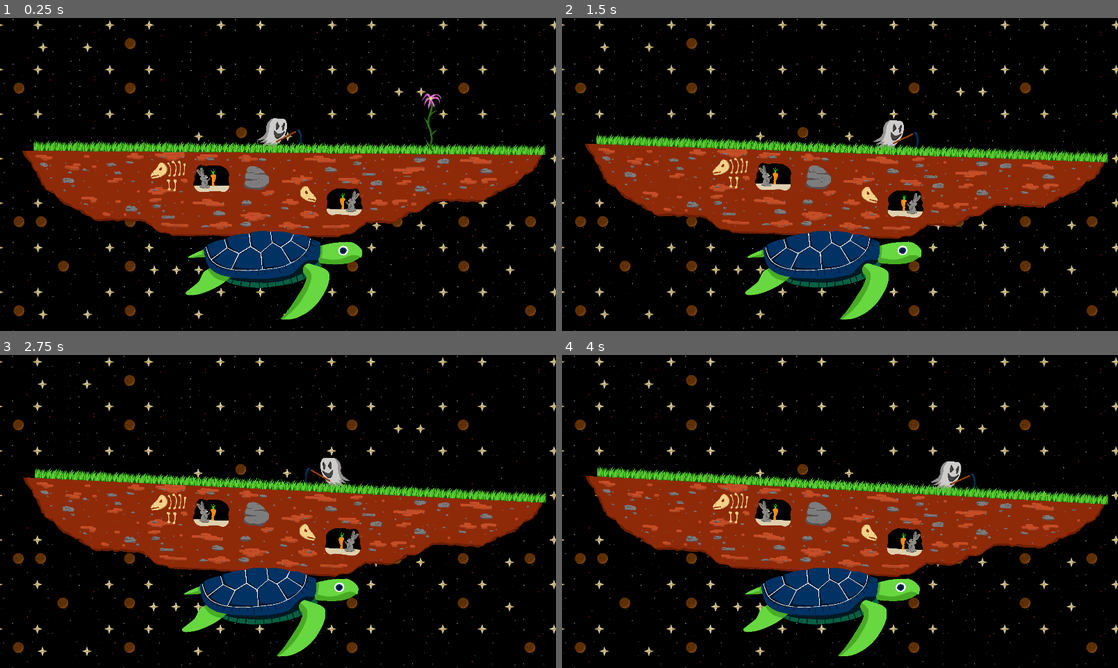
Above: before the commit, frames 1-4 (two rows, left to right).
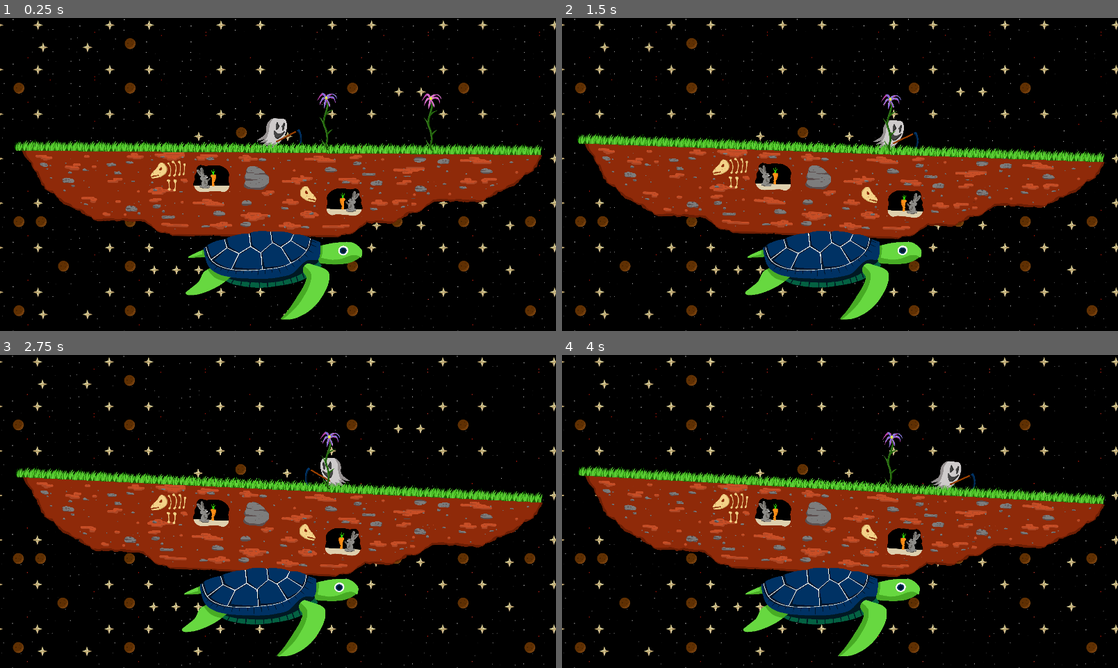
Above: after the commit, the same moments.

Repository: Stennsen/Elephanturtle
Game: Godot game, scene res://scenes/level/diskworld.tscn
The game is run twice, just before and just after one commit, with the same random seed, the same clock (stepped at 60 frames per second) and the same inputs.
Inputs:
- Up to frame 1 (0.25 s): no input
- Up to frame 2 (1.5 s): hold E (crop) 0.53-1.28 s; hold D (right) from 0.53 s (still down); tap E (crop) at 1.35 s
- Up to frame 3 (2.75 s): release D (right) at 2.03 s; hold A (left) from 2.03 s (still down); hold E (crop) from 2.03 s (still down)
- Up to frame 4 (4 s): release A (left) at 2.78 s; release E (crop) at 2.78 s; hold D (right) from 2.78 s (still down); tap E (crop) at 2.85 s; hold E (crop) from 3.53 s (still down)

The runs differ from the first frame. In frame 1, 0.3% of the frame differs, in the area x 2-99%, y 23-44%; in frame 2, 0.3%; in frame 3, 0.3%; in frame 4, 0.3%, in the area x 2-99%, y 24-48%.
Error in both runs: Invalid access to property or key 'global_position' on a base object of type 'previously freed'. (res://scenes/level/diskworld.gd:23)

Commit message:
add elephantflower

Diff:
--- a/scenes/entities/plants/elephantflower/elephantflower.gd
+++ b/scenes/entities/plants/elephantflower/elephantflower.gd
@@ -1,5 +1,7 @@
 extends StaticBody2D
 
+var is_growing = true
+var progress = 0
 
 # Called when the node enters the scene tree for the first time.
 func _ready():
@@ -8,4 +10,11 @@
 
 # Called every frame. 'delta' is the elapsed time since the previous frame.
 func _process(delta):
+	if progress >= 1000:
+		is_growing = false
+	if is_growing:
+		progress += 1
+		get_node("Growth").play("growing")
+	else:
+		get_node("Growth").play("adult")
 	pass
--- a/scenes/entities/plants/elephantflower/elephantflower.tscn
+++ b/scenes/entities/plants/elephantflower/elephantflower.tscn
@@ -1,15 +1,74 @@
-[gd_scene load_steps=3 format=3 uid="uid://dx3ap5ow707py"]
+[gd_scene load_steps=12 format=3 uid="uid://dx3ap5ow707py"]
 
 [ext_resource type="Script" path="res://scenes/entities/plants/elephantflower/elephantflower.gd" id="1_p8771"]
+[ext_resource type="Texture2D" uid="uid://darmssi770yhf" path="res://assets/graphics/entities/plants/elephantflower.png" id="2_muyj2"]
+[ext_resource type="Texture2D" uid="uid://cylgrmea6l5k7" path="res://assets/graphics/entities/plants/231104_FGJ_elephant_animation0039.png" id="3_v2dux"]
 
 [sub_resource type="RectangleShape2D" id="RectangleShape2D_ptw8f"]
 size = Vector2(20, 55)
 
+[sub_resource type="AtlasTexture" id="AtlasTexture_mbrgn"]
+atlas = ExtResource("3_v2dux")
+region = Rect2(0, 0, 1000, 1000)
+
+[sub_resource type="AtlasTexture" id="AtlasTexture_5elc3"]
+atlas = ExtResource("2_muyj2")
+region = Rect2(0, 0, 512, 768)
+
+[sub_resource type="AtlasTexture" id="AtlasTexture_of2s1"]
+atlas = ExtResource("2_muyj2")
+region = Rect2(512, 0, 512, 768)
+
+[sub_resource type="AtlasTexture" id="AtlasTexture_tumib"]
+atlas = ExtResource("2_muyj2")
+region = Rect2(1024, 0, 512, 768)
+
+[sub_resource type="AtlasTexture" id="AtlasTexture_jx3ii"]
+atlas = ExtResource("2_muyj2")
+region = Rect2(1536, 0, 512, 768)
+
+[sub_resource type="AtlasTexture" id="AtlasTexture_rmvmo"]
+atlas = ExtResource("2_muyj2")
+region = Rect2(2048, 0, 512, 768)
+
+[sub_resource type="SpriteFrames" id="SpriteFrames_ecplk"]
+animations = [{
+"frames": [{
+"duration": 1.0,
+"texture": SubResource("AtlasTexture_mbrgn")
+}],
+"loop": true,
+"name": &"adult",
+"speed": 5.0
+}, {
+"frames": [{
+"duration": 1.0,
+"texture": SubResource("AtlasTexture_5elc3")
+}, {
+"duration": 1.0,
+"texture": SubResource("AtlasTexture_of2s1")
+}, {
+"duration": 1.0,
+"texture": SubResource("AtlasTexture_tumib")
+}, {
+"duration": 1.0,
+"texture": SubResource("AtlasTexture_jx3ii")
+}, {
+"duration": 1.0,
+"texture": SubResource("AtlasTexture_rmvmo")
+}],
+"loop": false,
+"name": &"growing",
+"speed": 0.1
+}]
+
 [node name="Elephantflower" type="StaticBody2D"]
 script = ExtResource("1_p8771")
-
-[node name="Sprite2D" type="Sprite2D" parent="."]
 
 [node name="CollisionShape2D" type="CollisionShape2D" parent="."]
 position = Vector2(0, -17.5)
 shape = SubResource("RectangleShape2D_ptw8f")
+
+[node name="Growth" type="AnimatedSprite2D" parent="."]
+sprite_frames = SubResource("SpriteFrames_ecplk")
+animation = &"adult"
--- a/scenes/level/diskworld.tscn
+++ b/scenes/level/diskworld.tscn
@@ -7,6 +7,7 @@
 [ext_resource type="PackedScene" uid="uid://c2gp01ppn3bs2" path="res://scenes/entities/player/player.tscn" id="3_08eds"]
 [ext_resource type="Texture2D" uid="uid://dbjejb4n80hw7" path="res://assets/graphics/level/gras.png" id="4_5d41t"]
 [ext_resource type="Texture2D" uid="uid://cifwf8dtm45mh" path="res://assets/graphics/level/231104_FGJ_turtle_animation_ae_00048.png" id="7_kq1tf"]
+[ext_resource type="PackedScene" uid="uid://dx3ap5ow707py" path="res://scenes/entities/plants/elephantflower/elephantflower.tscn" id="9_rscom"]
 
 [sub_resource type="TileSetAtlasSource" id="TileSetAtlasSource_0cm3h"]
 texture = ExtResource("2_qflb5")
@@ -379,6 +380,12 @@
 0:0/0 = 0
 0:0/0/physics_layer_0/linear_velocity = Vector2(0, 0)
 0:0/0/physics_layer_0/angular_velocity = 0.0
+1:0/0 = 0
+1:0/0/physics_layer_0/linear_velocity = Vector2(0, 0)
+1:0/0/physics_layer_0/angular_velocity = 0.0
+2:0/0 = 0
+2:0/0/physics_layer_0/linear_velocity = Vector2(0, 0)
+2:0/0/physics_layer_0/angular_velocity = 0.0
 
 [sub_resource type="TileSet" id="TileSet_od68g"]
 tile_size = Vector2i(256, 256)
@@ -418,11 +425,14 @@
 [node name="Stage" type="TileMap" parent="."]
 tile_set = SubResource("TileSet_od68g")
 format = 2
-layer_0/tile_data = PackedInt32Array(131060, 0, 0, 131061, 6 …(1573 unchanged characters)… 27680, 1, 65543, 131072, 262145, 65525, 1, 0, 65526, 1, 0, 65527, 1, 0, 65528, 1, 0, 65529, 1, 0, 65530, 1, 0, 65531, 1, 0, 65532, 1, 0, 65533, 1, 0, 65534, 1, 0, 65535, 1, 0, 0, 1, 0, 1, 1, 0, 2, 1, 0, 3, 1, 0, 4, 1, 0, 5, 1, 0, 6, 1, 0, 7, 1, 0, 8, 1, 0, 9, 1, 0, 10, 1, 0, 11, 1, 0)
+layer_0/tile_data = PackedInt32Array(131060, 0, 0, 131061, 6 …(1573 unchanged characters)… 27680, 1, 65543, 131072, 262145, 65525, 65537, 0, 65526, 65537, 0, 65527, 65537, 0, 65528, 65537, 0, 65529, 65537, 0, 65530, 65537, 0, 65531, 65537, 0, 65532, 65537, 0, 65533, 65537, 0, 65534, 65537, 0, 65535, 65537, 0, 0, 65537, 0, 1, 65537, 0, 2, 65537, 0, 3, 65537, 0, 4, 65537, 0, 5, 65537, 0, 6, 65537, 0, 7, 65537, 0, 8, 65537, 0, 9, 65537, 0, 10, 65537, 0, 11, 131073, 0, 65524, 1, 0)
 
 [node name="Turtle" type="Sprite2D" parent="."]
 position = Vector2(-40, 1621)
 scale = Vector2(0.3, 0.3)
 texture = ExtResource("7_kq1tf")
 
+[node name="Elephantflower" parent="." instance=ExtResource("9_rscom")]
+position = Vector2(566, -161)
+
 [connection signal="timeout" from="Flowertimer" to="." method="_on_flowertimer_timeout"]
Binary file added: assets/graphics/entities/plants/231104_FGJ_elephant_animation0039.png
Not shown, added: assets/graphics/entities/plants/231104_FGJ_elephant_animation0039.png.import
Binary file added: assets/graphics/entities/plants/elephantflower.png
Not shown, added: assets/graphics/entities/plants/elephantflower.png.import
Binary file changed: assets/graphics/level/gras.png
Not shown, added: assets/graphics/level/turtle.png.import
Not shown, added: export_presets.cfg
Not shown: 1 places in scenes/level/diskworld.tscn that only renumber resources
Not shown, added: assets/graphics/level/turtle.png
